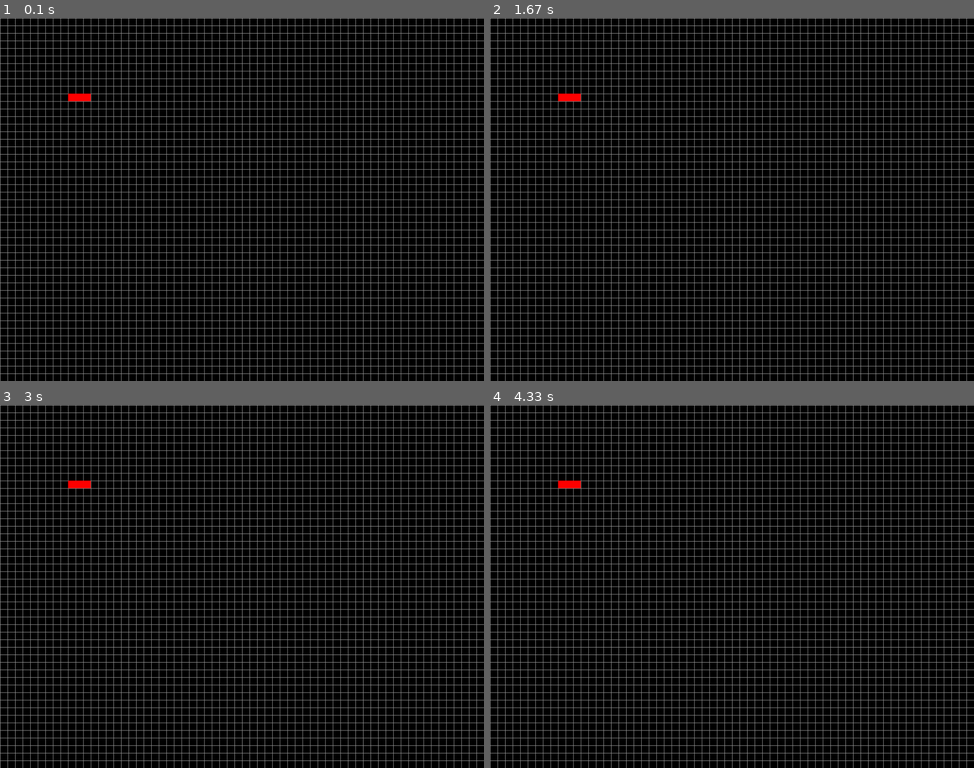
Above: before the commit, frames 1-4 (two rows, left to right).
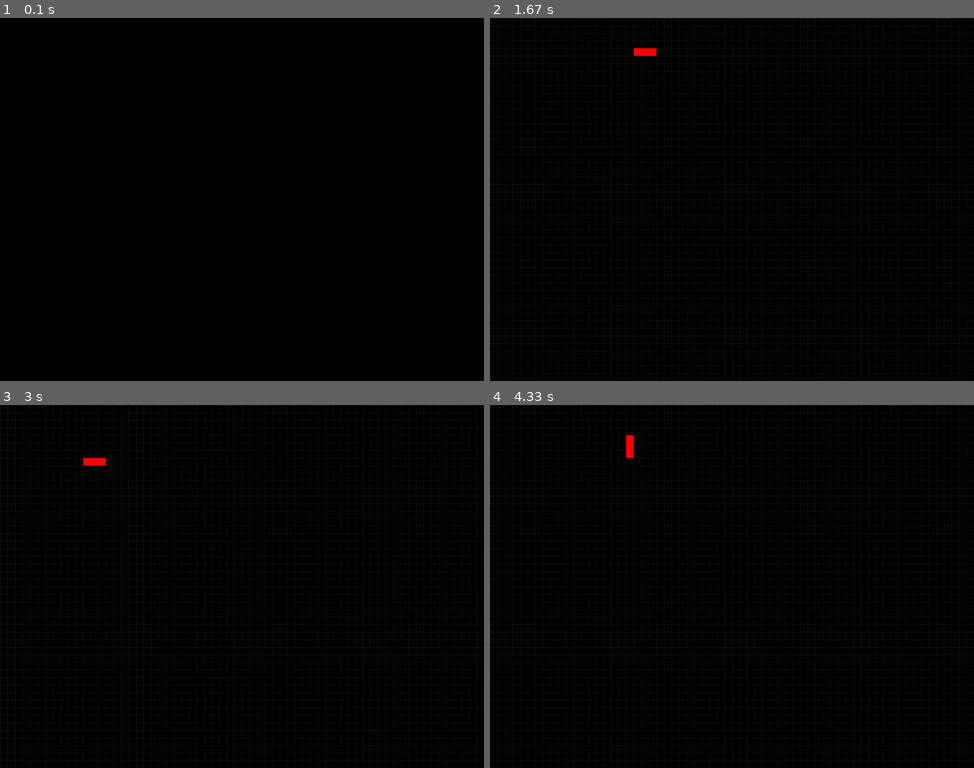
Above: after the commit, the same moments.

Repository: VVR-DEVS/snake-pygame
Game: pygame game, started from main.py
Two runs of this game, one before a commit and one after it. Both use one fixed random seed, a clock stepped at 60 frames per second and the inputs below.
Inputs:
- Up to frame 1 (0.1 s): no input
- Up to frame 2 (1.67 s): hold Right 0.33-0.8 s; hold Up 0.83-1.13 s; hold Right 1.17-1.63 s
- Up to frame 3 (3 s): hold Left 1.67-2.2 s; hold Down 2.23-2.53 s; hold Left 2.57-2.97 s
- Up to frame 4 (4.33 s): hold Up 3-3.37 s; hold Right 3.4-4.03 s; hold Down from 4.07 s (still down)

The runs differ from the first frame. In frame 1, 21% of the frame differs, in the area x 0-100%, y 0-100%; in frame 2, 20%; in frame 3, 20%; in frame 4, 20%.

Commit message:
comittando a snakezinha red

Diff:
--- a/Game.py
+++ b/Game.py
@@ -20,7 +20,7 @@
     def run(self):
         self.playing = True
         while self.playing:
-            self.clock.tick(60)
+            self.clock.tick(10)
             self.events()
             self.aktualisieren()
             self.draw()
@@ -35,6 +35,16 @@
                     self.playing = False
                 self.running = False
 
+            if event.type == pg.KEYDOWN:
+                if event.key == pg.K_UP:
+                    self.jogador.change_direction('up')
+                if event.key == pg.K_DOWN:
+                    self.jogador.change_direction('down')
+                if event.key == pg.K_RIGHT:
+                    self.jogador.change_direction('right')
+                if event.key == pg.K_LEFT:
+                    self.jogador.change_direction('left')
+
     def draw(self):
         self.bildschirm.fill(BLACK)
         self.draw_grid()
@@ -42,6 +52,7 @@
         pg.display.flip()
 
     def draw_grid(self):
+        self.jogador.update()
         for x in range(0, WIDTH, TILESIZE):
             pg.draw.line(self.bildschirm, GREY, (x, 0), (x, HEIGHT))
             pg.draw.line(self.bildschirm, GREY, (0, x), (WIDTH, x))
--- a/Settings.py
+++ b/Settings.py
@@ -4,11 +4,11 @@
 BILDSCHIRM_SIZE = (WIDTH,HEIGHT)
 FPS = 60
 BLACK = (0, 0, 0)
-GREY = (150, 150, 150)
+GREY = (25, 25, 25)
 
 TILESIZE = 16
 GRIDWIDTH = WIDTH / TILESIZE
 GRIDHEIGHT = HEIGHT / TILESIZE
 
-PORT = 5556
+PORT = 5558
 HOST = 'localhost'
--- a/Snake.py
+++ b/Snake.py
@@ -15,12 +15,26 @@
         self.left = 3
         self.direction = self.up
 
-    def update(self, move):
+    def update(self):
+
+        for i in range(len(self.snake) - 1, 0, -1):
+            self.snake[i] = (self.snake[i-1][0], self.snake[i-1][1])
+
+        if self.direction == self.left:
+            self.snake[0] = (self.snake[0][0] - TILESIZE, self.snake[0][1])
+        elif self.direction == self.right:
+            self.snake[0] = (self.snake[0][0] + TILESIZE, self.snake[0][1])
+        elif self.direction == self.up:
+            self.snake[0] = (self.snake[0][0], self.snake[0][1] - TILESIZE)
+        else:
+            self.snake[0] = (self.snake[0][0], self.snake[0][1] + TILESIZE)
+
+    def change_direction(self, move):
         if move == 'left':
-            pass
+            self.direction = self.left
         elif move == 'right':
-            pass
+            self.direction = self.right
         elif move == 'up':
-            pass
+            self.direction = self.up
         else:
-            pass
+            self.direction = self.down
--- a/client.py
+++ b/client.py
@@ -1,5 +1,6 @@
 import socket
 from Settings import PORT
+
 
 class Client(object):
 
@@ -11,9 +12,5 @@
             soc.send(input().encode())
 
 
-
-
-
-
 if __name__ == '__main__':
     clientObj = Client()
